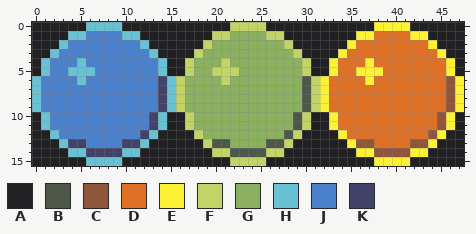
Pixel-art file: UnityGMTKGameJam2022/Assets/Art/mana.aseprite. Above is the file before it was changed.
48x16 pixels, 1 frame.
Palette (. is transparent): A #212123  B #4e584a  C #8f563b  D #df7126  E #fbf236  F #c2d368  G #8ab060  H #68c2d3  J #4b80ca  K #43436a
The result:
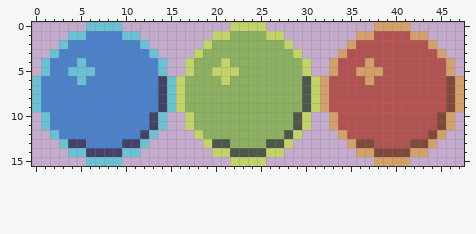
From old to new:
layer "Layer 1" now hidden
Colour C changes from #8f563b to #80493a.
Colour D changes from #df7126 to #b45252.
Colour E changes from #fbf236 to #d3a068.
The edit erases colour A in row 0 at x 0 to 5, 10 to 21, 26 to 37 and 42 to 47; in row 1 at x 0 to 3, 12 to 19, 28 to 35 and 44 to 47; in row 2 at x 0 to 2, 13 to 18, 29 to 34 and 45 to 47; in row 3 at x 0 to 1, 14 to 17, 30 to 33 and 46 to 47; in rows 4 to 5 at x 0, 15 to 16, 31 to 32 and 47; in rows 10 to 11 at x 0, 15 to 16, 31 to 32 and 47.
The edit erases colour A in row 12 at x 0 to 1, 14 to 17, 30 to 33 and 46 to 47; in row 13 at x 0 to 2, 13 to 18, 29 to 34 and 45 to 47; in row 14 at x 0 to 3, 12 to 19, 28 to 35 and 44 to 47; in row 15 at x 0 to 5, 10 to 21, 26 to 37 and 42 to 47.
Pixel boxes of the changes (left, top, right, bottom) in both pictures:
erased: (32, 22, 86, 76)
changed: (122, 22, 464, 166)
erased: (32, 112, 86, 166)
